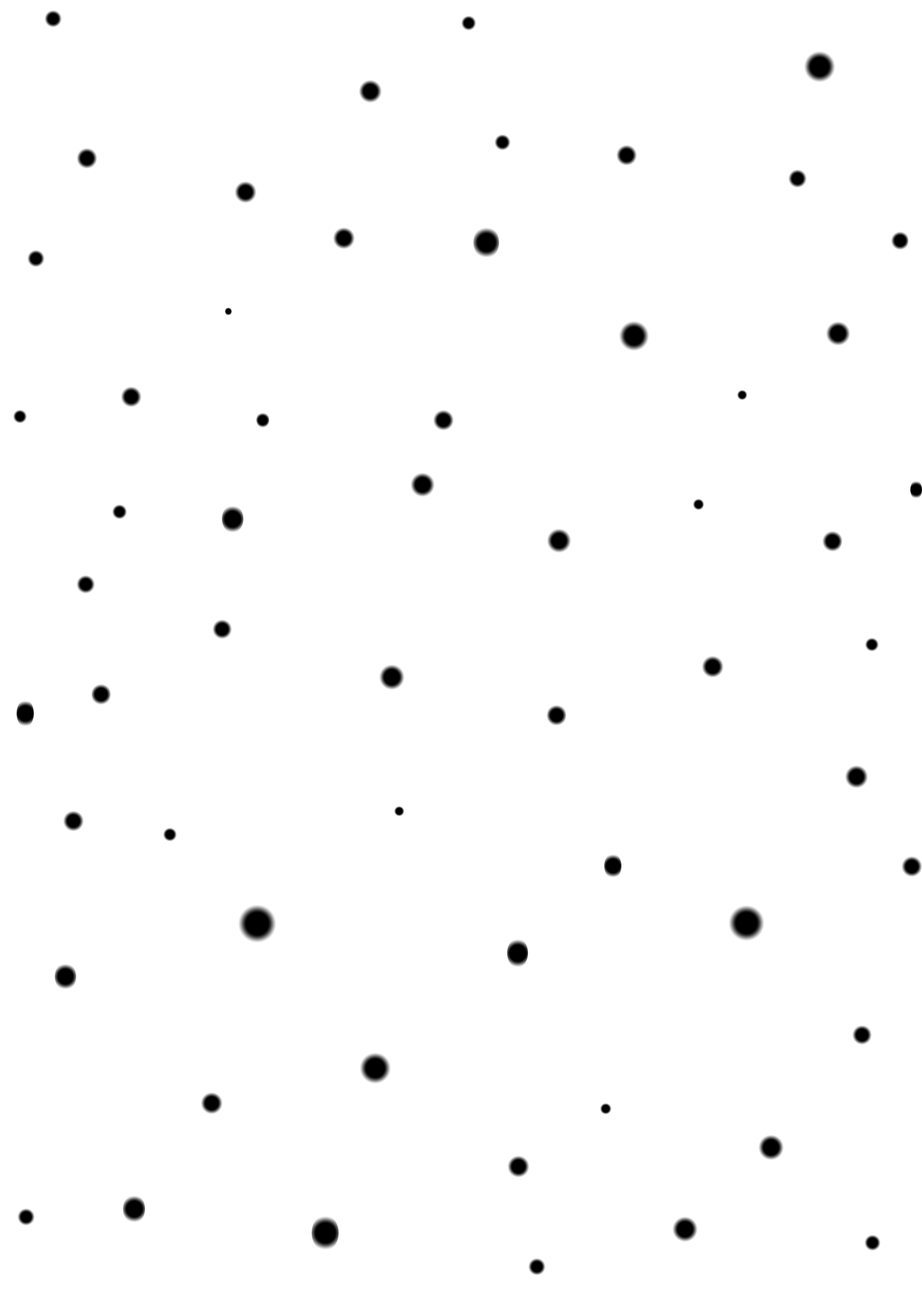
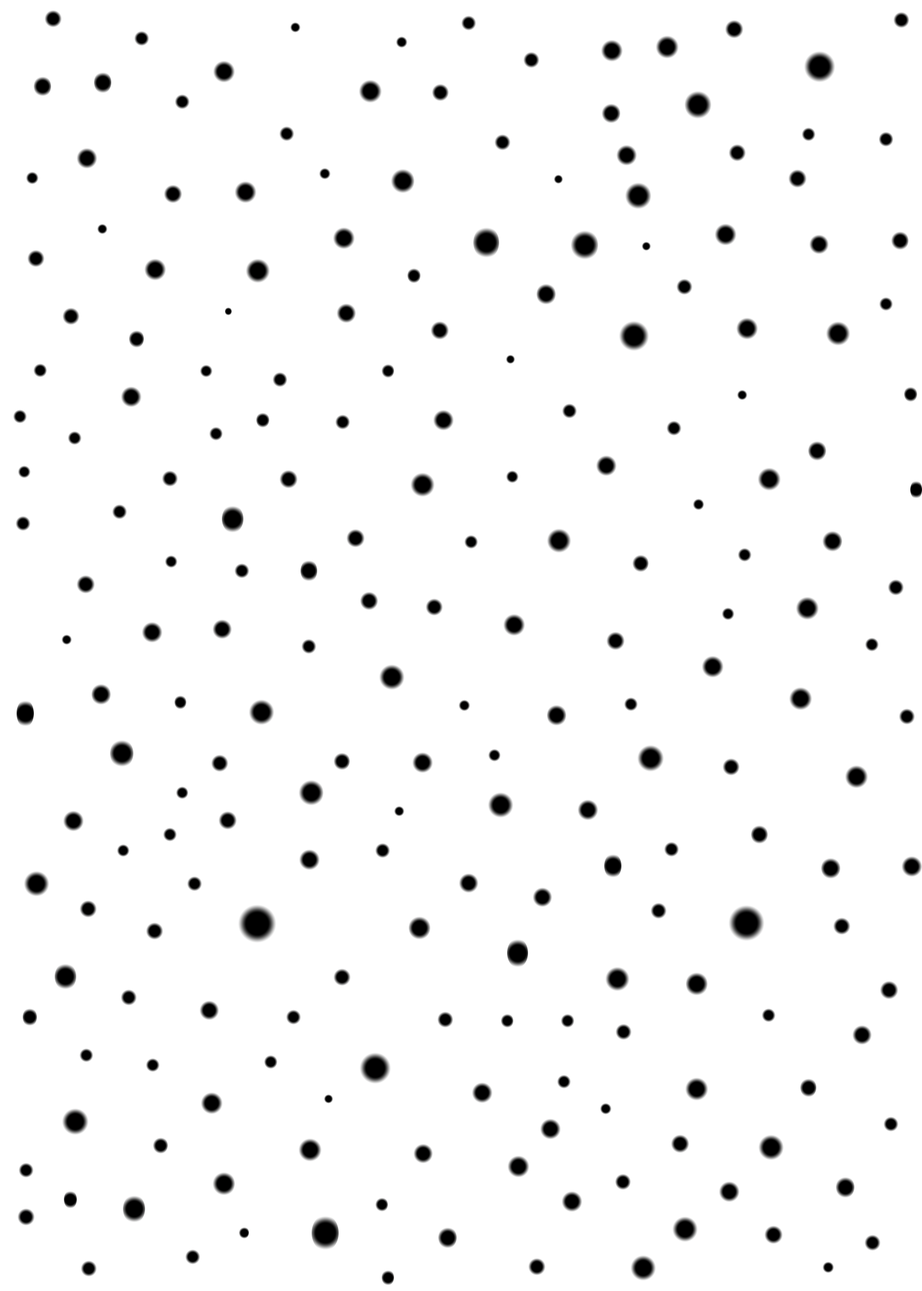
Layer changes from the first 922px x 1291px image to the second:
added layer "Ellipse 199" above "Ellipse 198" over [62, 1108, 89, 1136]
added layer "Ellipse 198" above "Ellipse 197" over [212, 1172, 235, 1196]
added layer "Ellipse 195" above "Ellipse 194" over [298, 1138, 322, 1162]
added layer "Ellipse 194" above "Ellipse 193" over [630, 1255, 657, 1282]
added layer "Ellipse 172" above "Ellipse 171" over [23, 871, 50, 897]
added layer "Ellipse 171" above "Ellipse 170" over [110, 740, 134, 767]
added layer "Ellipse 168" above "Ellipse 167" over [408, 916, 431, 940]
added layer "Ellipse 159" above "Ellipse 158" over [298, 780, 324, 806]
added layer "Ellipse 124" above "Ellipse 123" over [796, 597, 820, 620]
added layer "Ellipse 123" above "Ellipse 122" over [758, 468, 782, 491]
added layer "Ellipse 121" above "Ellipse 120" over [245, 258, 270, 283]
added layer "Ellipse 113" above "Ellipse 112" over [736, 317, 759, 340]
added layer "Ellipse 97" above "Ellipse 96" over [685, 1078, 709, 1101]
added layer "Ellipse 96" above "Ellipse 95" over [605, 967, 630, 992]
added layer "Ellipse 86" above "Ellipse 85" over [249, 699, 275, 726]
added layer "Ellipse 85" above "Ellipse 84" over [685, 91, 712, 119]
added layer "Ellipse 84" above "Ellipse 83" over [488, 792, 514, 818]
added layer "Ellipse 82" above "Ellipse 81" over [637, 745, 665, 772]
added layer "Ellipse 81" above "Ellipse 80" over [789, 687, 813, 711]
added layer "Ellipse 80" above "Ellipse 79" over [391, 169, 415, 194]
added layer "Ellipse 79" above "Ellipse 78" over [625, 182, 652, 210]
added layer "Ellipse 77" above "Ellipse 76" over [656, 35, 679, 59]
added layer "Ellipse 63" above "Ellipse 62" over [144, 258, 167, 281]
added layer "Ellipse 62" above "Ellipse 61" over [571, 230, 599, 260]
…and 130 more changes (130 added)
